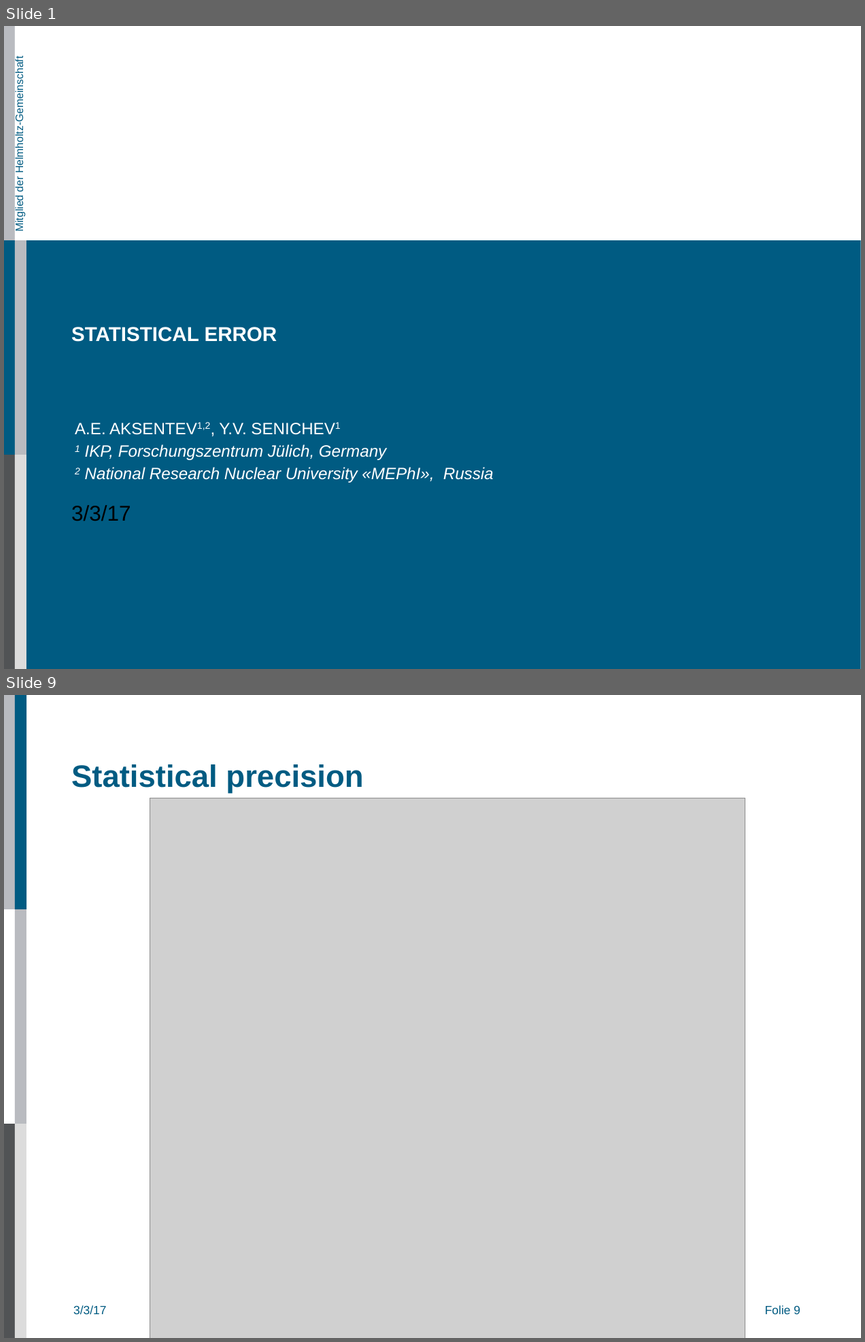
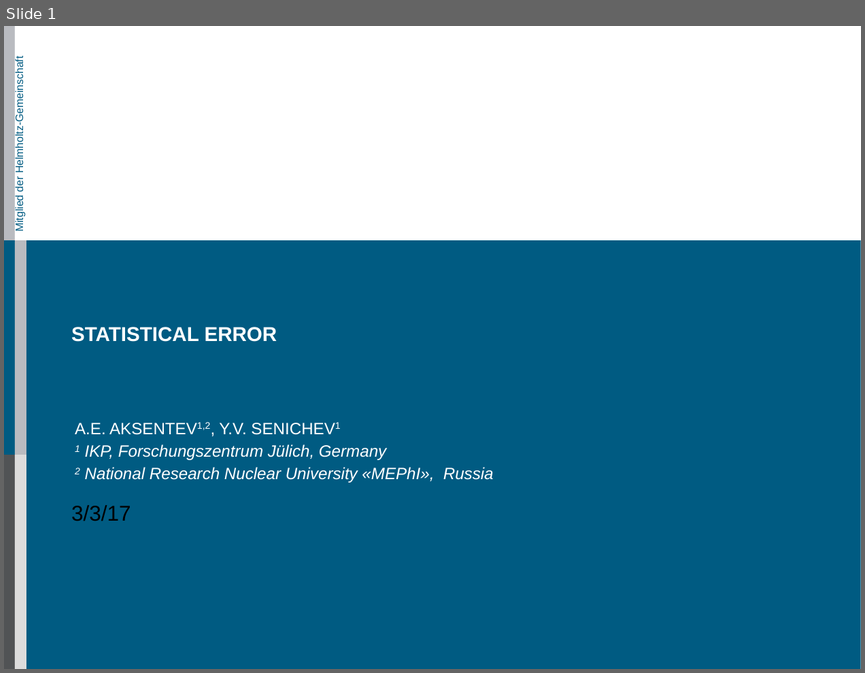
Before and after one commit to AlexAksentyev/EDM, a slide deck: Reports/CM/CM_proto.odp. Shown one above the other, each under a label of ours: slides 1 and 9 before the commit, slide 1 after it; the slides between them are not shown. The pictures are 865x1342 and 865x673 pixels, drawn with LibreOffice and Linux fonts; fonts in the diff are those of the drawing; grey boxes stand for pictures; background and template pictures are left out. Boxes give left, top, right and bottom in pixels: in the first picture for what was removed or moved away, otherwise in the second. Text is boxed around its words. In the diff, an @@ line names an element or a change of style, - is before the commit and + after.

```diff
--- a/Reports/CM/CM_proto.odp
+++ b/Reports/CM/CM_proto.odp
@@ slide 9 removed at <box>4,695,861,1338</box>, background #FFFFFF; not listed: 4 template elements that a slide beside it also shows @@
@@ rectangle removed at <box>15,695,27,909</box> @@
@@ title removed at <box>71,764,363,794</box> @@
-Statistical precision
@@ picture removed at <box>150,798,745,1338</box> @@
@@ text removed at <box>73,1305,106,1314</box> @@
-3/3/17
@@ page number removed at <box>765,1305,800,1314</box> @@
-Folie 9
```
Also in this commit, not shown: 7 slides changed, 1 slide added, 13 other files.
